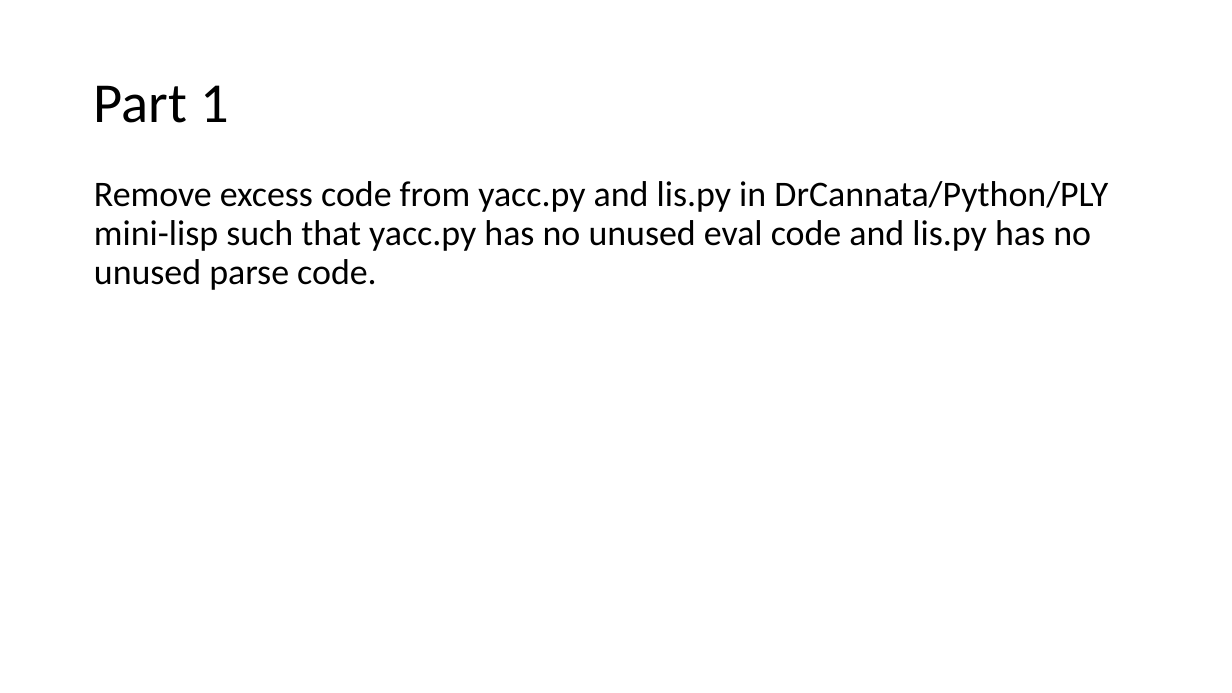
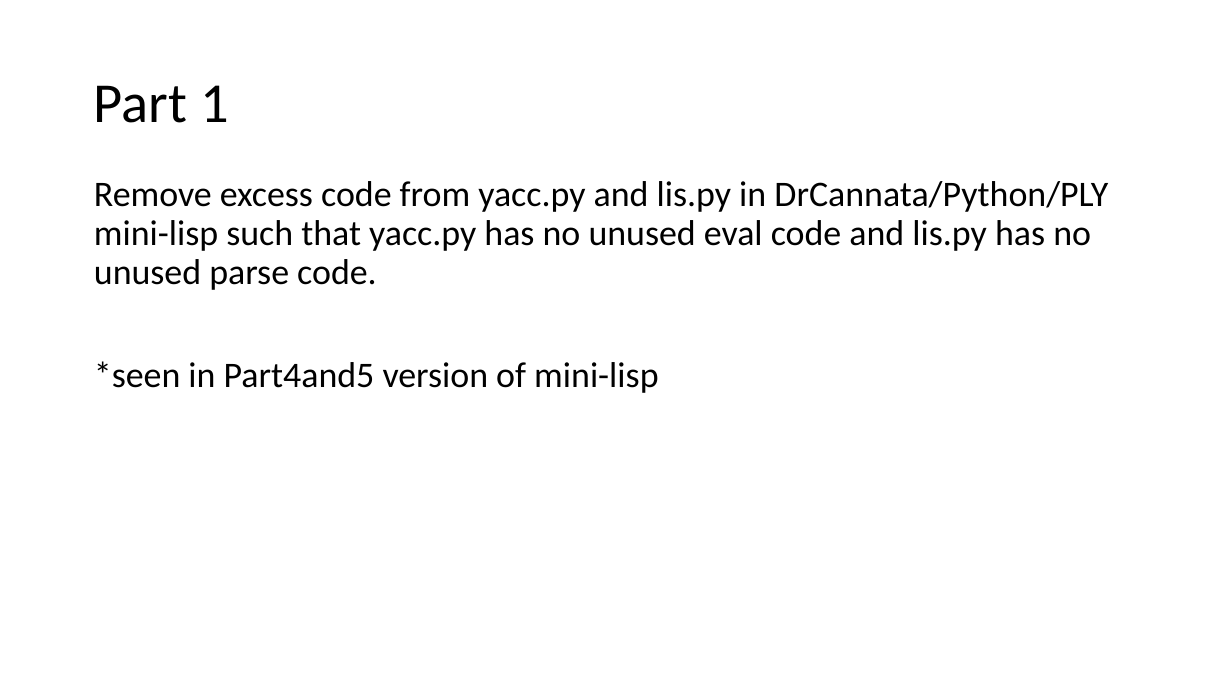
Before and after one commit to sadiesub/PLFinalProjectPlusSlidesAndCommands, a slide deck: slide 2 of Slides/PLFinalProjectSlides.pptx. Drawn at 1232x693 pixels with LibreOffice and Linux fonts; fonts in the diff are those of the drawing. Boxes give left, top, right and bottom in pixels: in the first picture for what was removed or moved away, otherwise in the second. Text is boxed around its words. In the diff, an @@ line names an element or a change of style, - is before the commit and + after.

Commit message:
PPT

```diff
--- a/Slides/PLFinalProjectSlides.pptx
+++ b/Slides/PLFinalProjectSlides.pptx
@@ text at <box>94,361,658,393</box>: paragraph added @@
+*seen in Part4and5 version of mini-lisp
```
